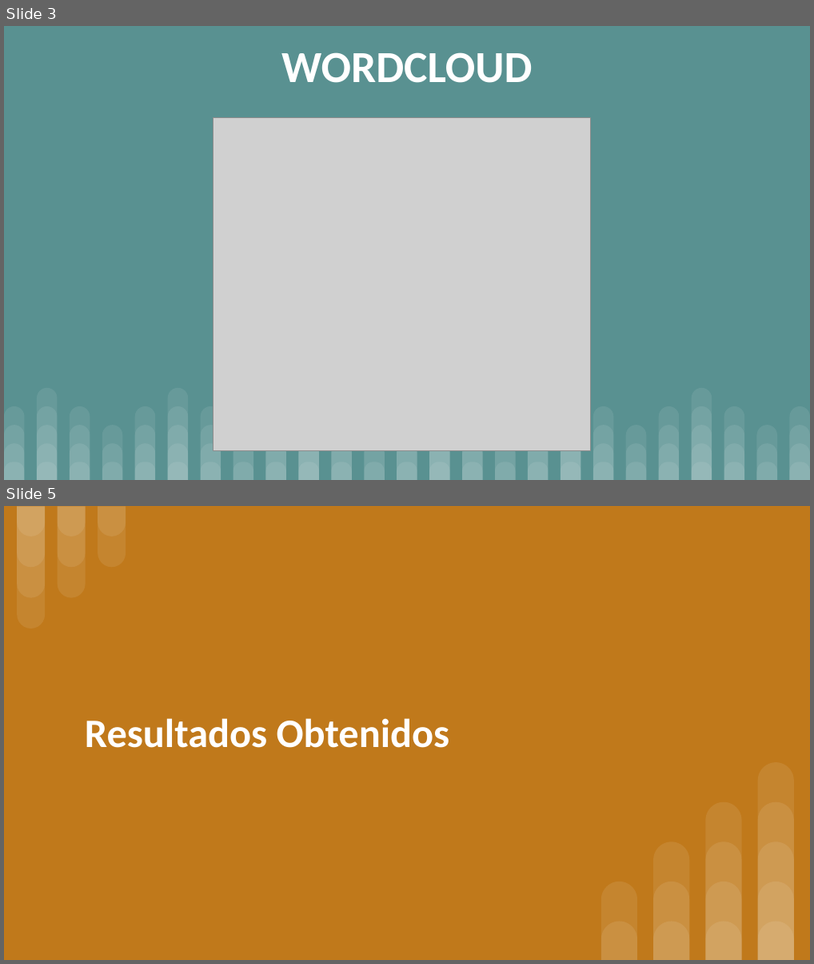
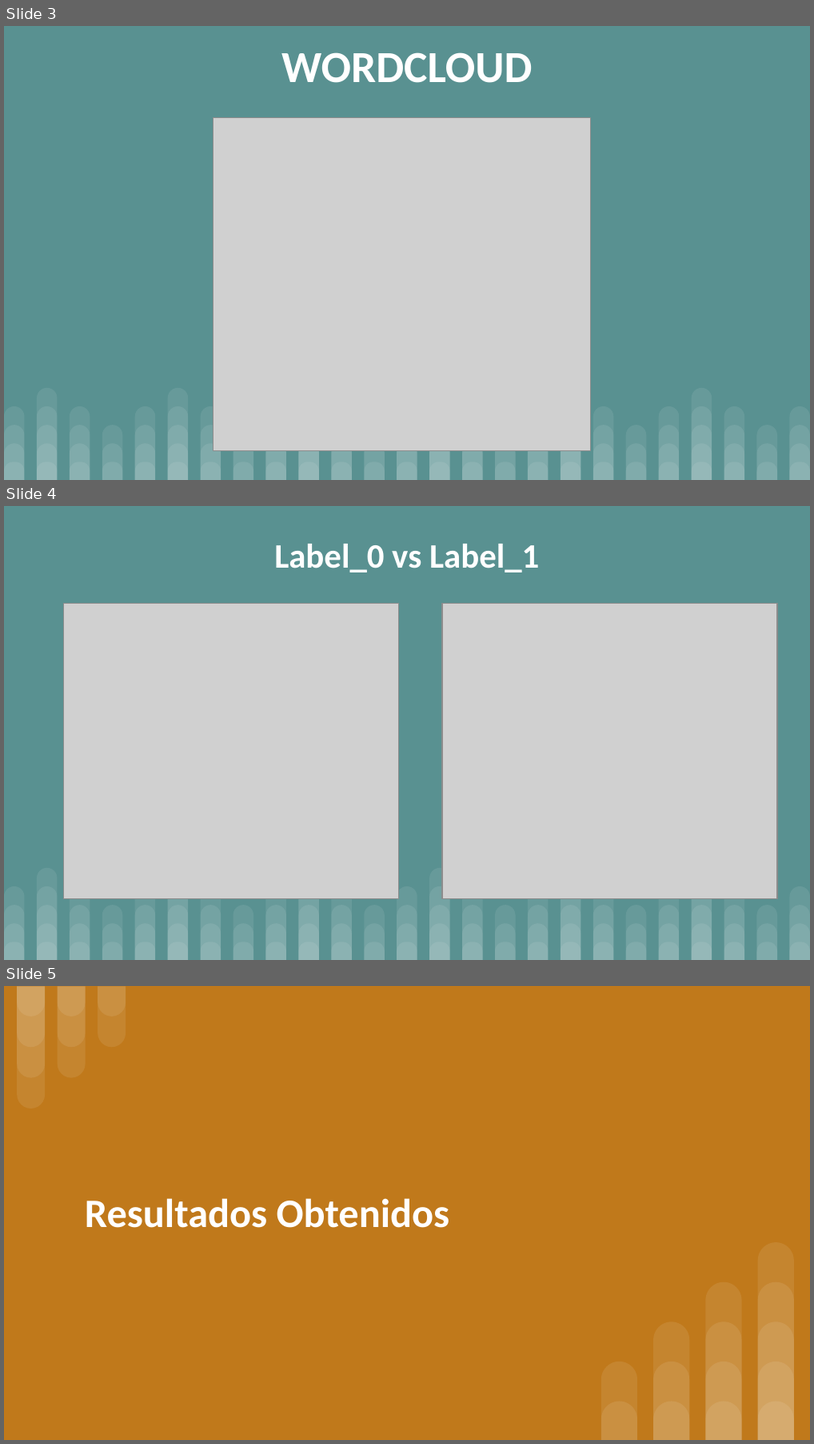
Before and after one commit to Juanandres44/Proyecto1, a slide deck: docs/Presentacion proyecto1 BI.pptx. Shown one above the other, each under a label of ours: slides 3 and 5 before the commit, slides 3, 4 and 5 after it; the slides between them are not shown. The pictures are 814x964 and 814x1444 pixels, drawn with LibreOffice and Linux fonts; fonts in the diff are those of the drawing; grey boxes stand for pictures. Boxes give left, top, right and bottom in pixels: in the first picture for what was removed or moved away, otherwise in the second. Text is boxed around its words. In the diff, an @@ line names an element or a change of style, - is before the commit and + after.

```diff
--- a/docs/Presentacion proyecto1 BI.pptx
+++ b/docs/Presentacion proyecto1 BI.pptx
@@ slide 4 added at bbox=[4, 506, 810, 960], background #599191; not listed: 100 template elements that a slide beside it also shows @@
@@ title added at bbox=[274, 544, 539, 572], 30.6 pt, text #FFFFFF, bold @@
+Label_0 vs Label_1
@@ picture added at bbox=[64, 603, 399, 899] @@
@@ picture added at bbox=[442, 603, 778, 899] @@
```
Also in this commit, not shown: 1 slide removed.
